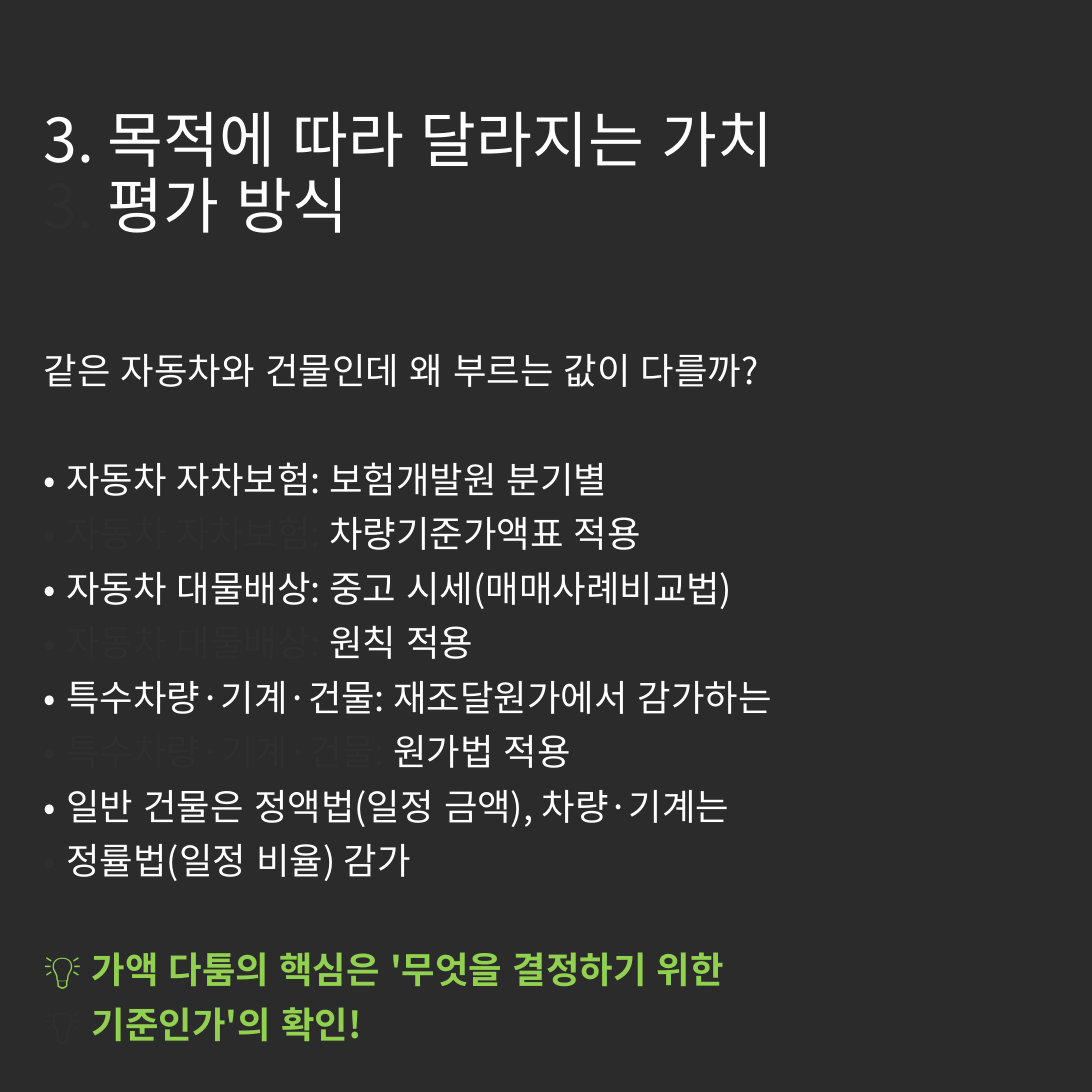
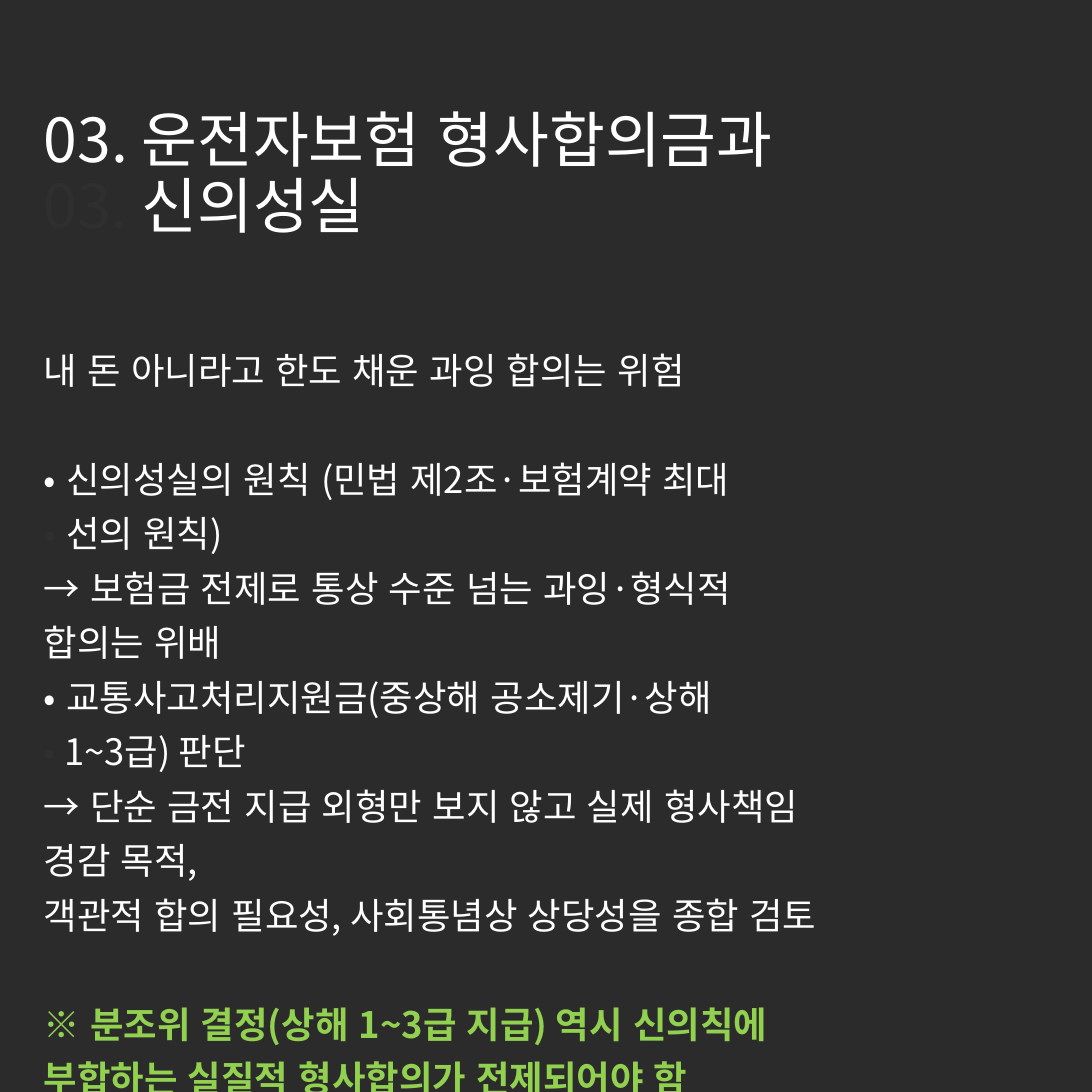
Before and after one commit to tladjuster00000029/brunch-SNS--auto, a slide deck: slide 4 of posts/images/generated_cards.pptx. Drawn at 1092x1092 pixels with LibreOffice and Linux fonts; fonts in the diff are those of the drawing; background and template pictures are left out; a plain dark background stands for a picture behind light text. Boxes give left, top, right and bottom in pixels: in the first picture for what was removed or moved away, otherwise in the second. Text is boxed around its words. In the diff, an @@ line names an element or a change of style, - is before the commit and + after.

```diff
--- a/posts/images/generated_cards.pptx
+++ b/posts/images/generated_cards.pptx
@@ title at (44, 111, 773, 246): text changed @@
-3. 목적에 따라 달라지는 가치
-3. 평가 방식
+03. 운전자보험 형사합의금과
+03. 신의성실
@@ subtitle at (44, 353, 816, 1045): text changed @@
-같은 자동차와 건물인데 왜 부르는 값이 다를까?
-• 자동차 자차보험: 보험개발원 분기별
-• 자동차 자차보험: 차량기준가액표 적용
-• 자동차 대물배상: 중고 시세(매매사례비교법)
-• 자동차 대물배상: 원칙 적용
-• 특수차량·기계·건물: 재조달원가에서 감가하는
-• 특수차량·기계·건물: 원가법 적용
-• 일반 건물은 정액법(일정 금액), 차량·기계는
-• 정률법(일정 비율) 감가
-💡 가액 다툼의 핵심은 '무엇을 결정하기 위한
-💡 기준인가'의 확인!
+내 돈 아니라고 한도 채운 과잉 합의는 위험
+• 신의성실의 원칙 (민법 제2조·보험계약 최대
+• 선의 원칙)
+→ 보험금 전제로 통상 수준 넘는 과잉·형식적
+합의는 위배
+• 교통사고처리지원금(중상해 공소제기·상해
+• 1~3급) 판단
+→ 단순 금전 지급 외형만 보지 않고 실제 형사책임
+경감 목적,
+객관적 합의 필요성, 사회통념상 상당성을 종합 검토
+※ 분조위 결정(상해 1~3급 지급) 역시 신의칙에
+부합하는 실질적 형사합의가 전제되어야 함
```
Also in this commit, not shown: 4 other slides changed, 7 other files.
